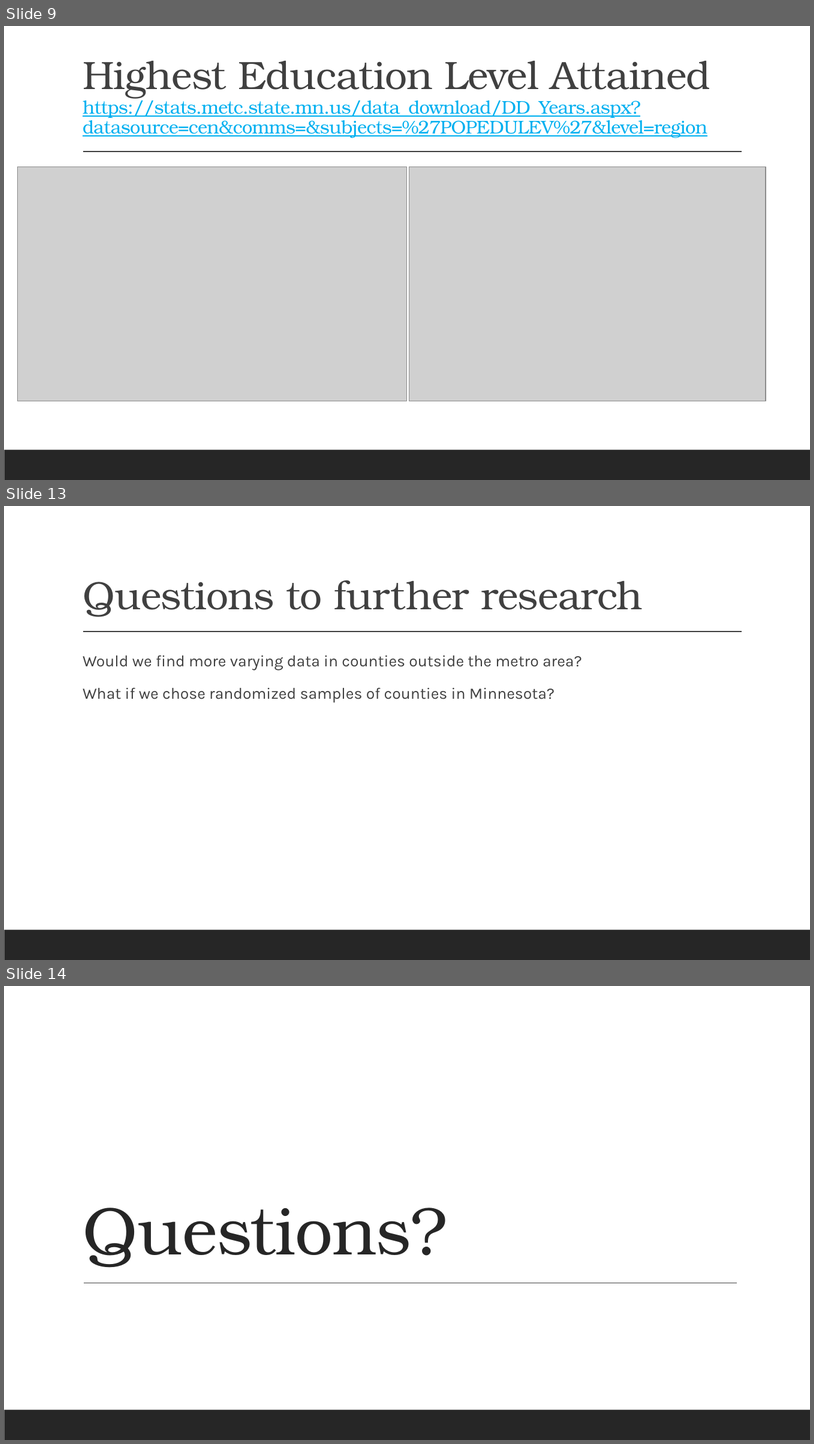
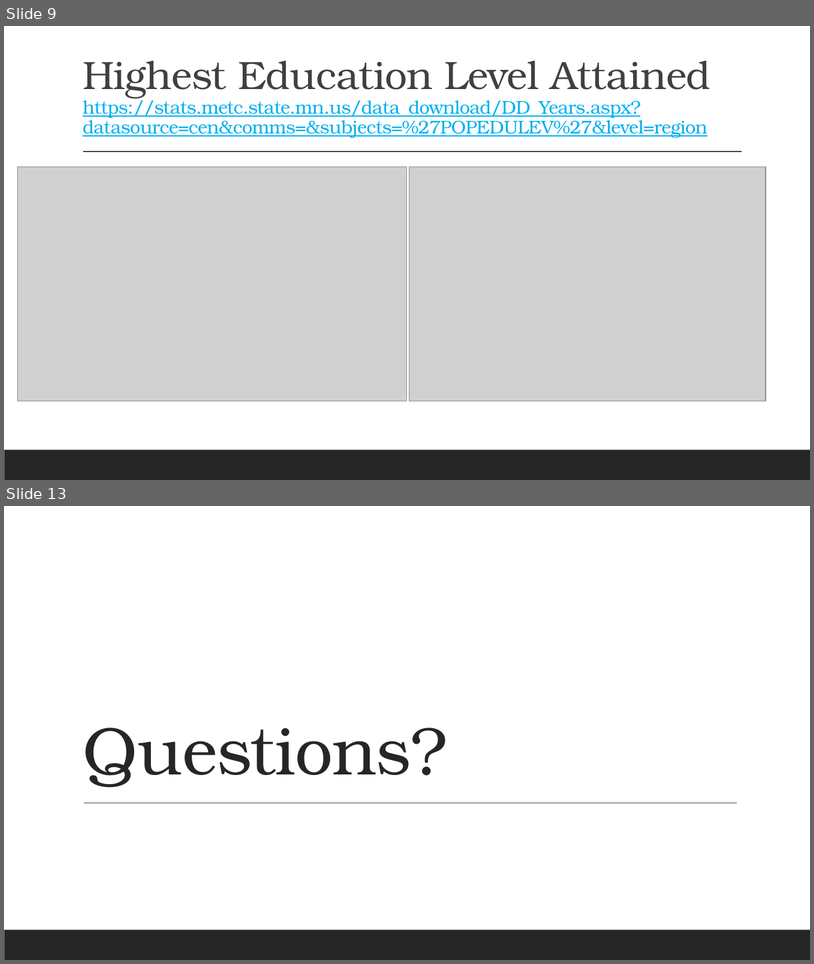
Before and after one commit to alyndaher/Working_Title, a slide deck: Life_Expectancy.pptx. Shown one above the other, each under a label of ours: slides 9, 13 and 14 before the commit, slides 9 and 13 after it; the slides between them are not shown. The pictures are 814x1444 and 814x964 pixels, drawn with LibreOffice and Linux fonts; fonts in the diff are those of the drawing; grey boxes stand for pictures. Boxes give left, top, right and bottom in pixels: in the first picture for what was removed or moved away, otherwise in the second. Text is boxed around its words. In the diff, an @@ line names an element or a change of style, - is before the commit and + after.

```diff
--- a/Life_Expectancy.pptx
+++ b/Life_Expectancy.pptx
@@ slide 13 removed at bbox=[4, 506, 810, 960], background #FFFFFF; not listed: 2 template elements that a slide beside it also shows @@
@@ title removed at bbox=[83, 580, 643, 617] @@
-Questions to further research
@@ text removed at bbox=[83, 655, 582, 703] @@
-  Would we find more varying data in counties outside the metro area?
-  What if we chose randomized samples of counties in Minnesota?
@@ what was slide 14 is now slide 13 @@
```
Also in this commit, not shown: 2 slides changed, 2 slides added, 2 other slides removed.
